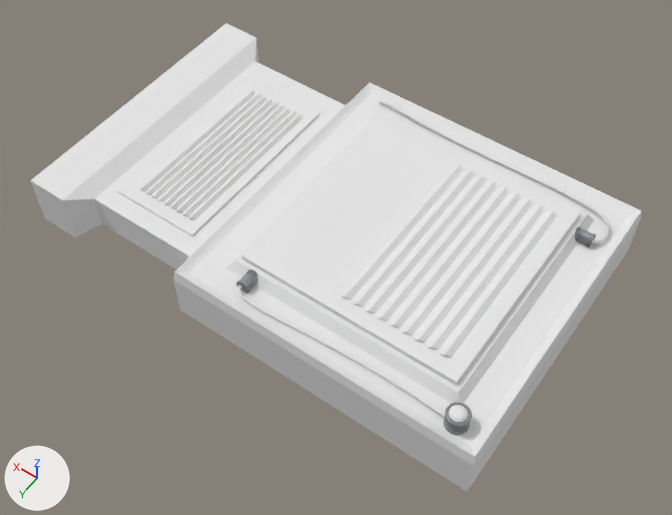
An edit to the Blender file DontBlink/Assets/Models/Puzzle/puzzle_frame.blend, drawn before and after from the same camera.
The view is the same before and after, from a 50 mm lens placed at (-0.816, 1.535, 2.212), pointed at (0.224, 0.08, -0.076). Lighting does not change. The marker at lower left points along +X, +Y and +Z.
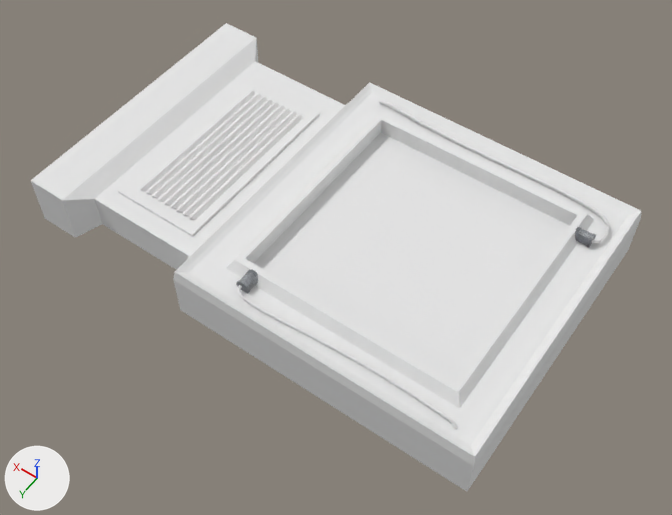
Boxes [x1, y1, x2, y2] around the edits, measured in the pictures (672 x 515 px):
'door', hidden: before [242, 115, 581, 385]
'Cylinder.002', hidden: before [443, 402, 472, 435]
'Cylinder.003', hidden: before [449, 405, 468, 422]

Diff of the bpy script that builds the scene:
```diff
--- a/DontBlink/Assets/Models/Puzzle/puzzle_frame.blend.py
+++ b/DontBlink/Assets/Models/Puzzle/puzzle_frame.blend.py
@@ ob_cylinder_003 @@
 ob_cylinder_003.scale = (0.492, 0.492, 0.492)
+ob_cylinder_003.hide_set(True)  # its collection is switched off
@@ ob_cylinder_002 @@
 ob_cylinder_002.scale = (0.3, 0.3, 0.3)
+ob_cylinder_002.hide_set(True)  # its collection is switched off
@@ ob_door @@
 ob_door.scale = (1.58, 1.1, 1.0)
+ob_door.hide_set(True)  # its collection is switched off
```
